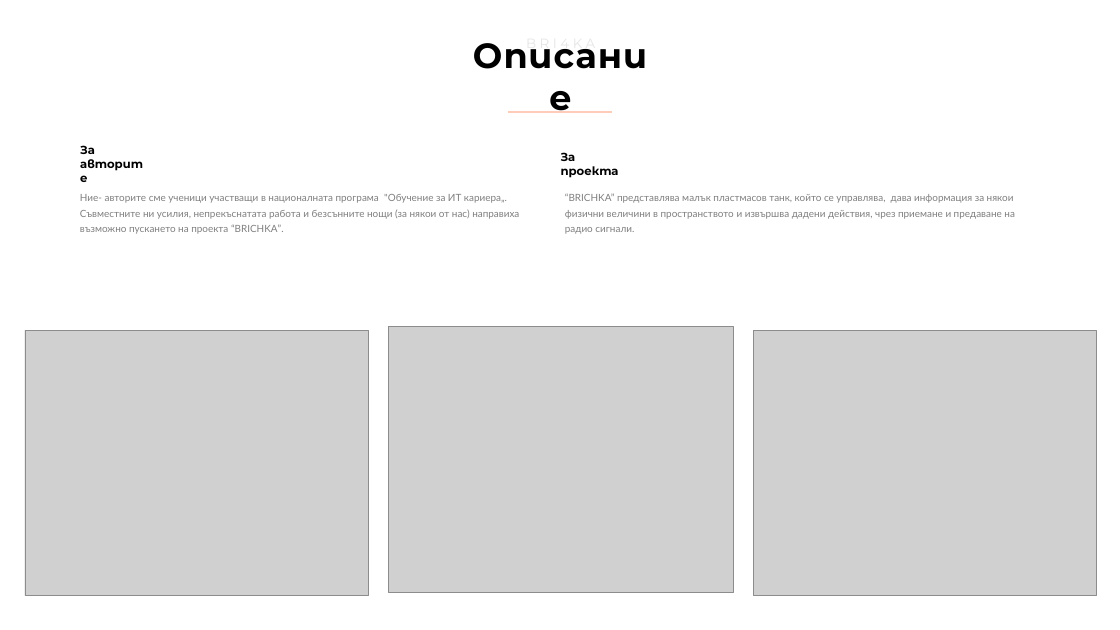
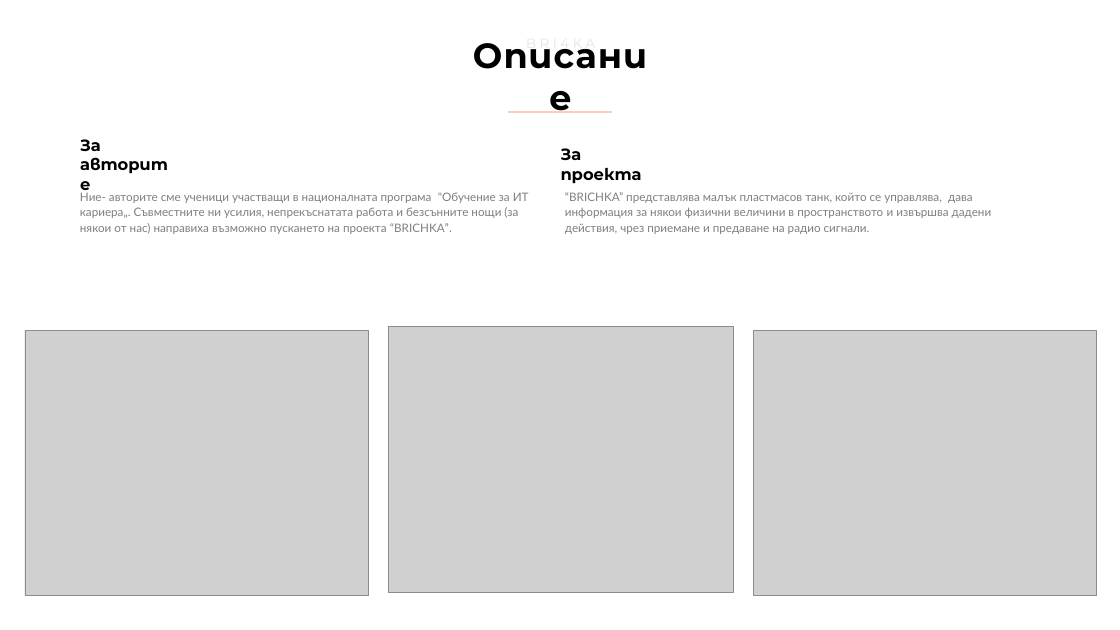
Before and after one commit to teodtedo771/BRI4KA, a slide deck: slide 2 of BRI4KA.pptx. Drawn at 1120x630 pixels with LibreOffice and Linux fonts; fonts in the diff are those of the drawing; grey boxes stand for pictures. Boxes give left, top, right and bottom in pixels: in the first picture for what was removed or moved away, otherwise in the second. Text is boxed around its words. In the diff, an @@ line names an element or a change of style, - is before the commit and + after.

```diff
--- a/BRI4KA.pptx
+++ b/BRI4KA.pptx
@@ text "За авторите" at <box>80,139,158,203</box>: size 20 to 28 pt @@
@@ text "За проекта" at <box>561,148,642,184</box>: size 20 to 28 pt @@
@@ text "Ние- авторите сме ученици участващи ..." at <box>80,192,529,234</box>: size 17 to 20 pt @@
@@ text "“BRICHKA” представлява малък пластмасов танк, ..." at <box>565,192,992,234</box>: size 17 to 20 pt @@
```
Also in this commit, not shown: 1 other slide changed, 2 other files.
